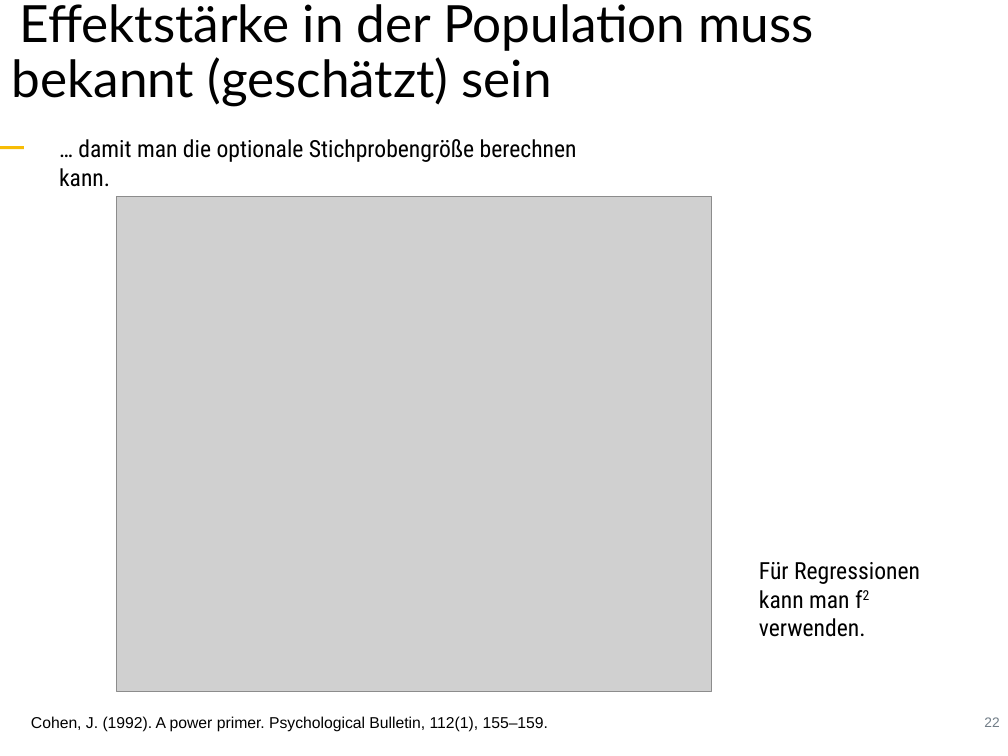
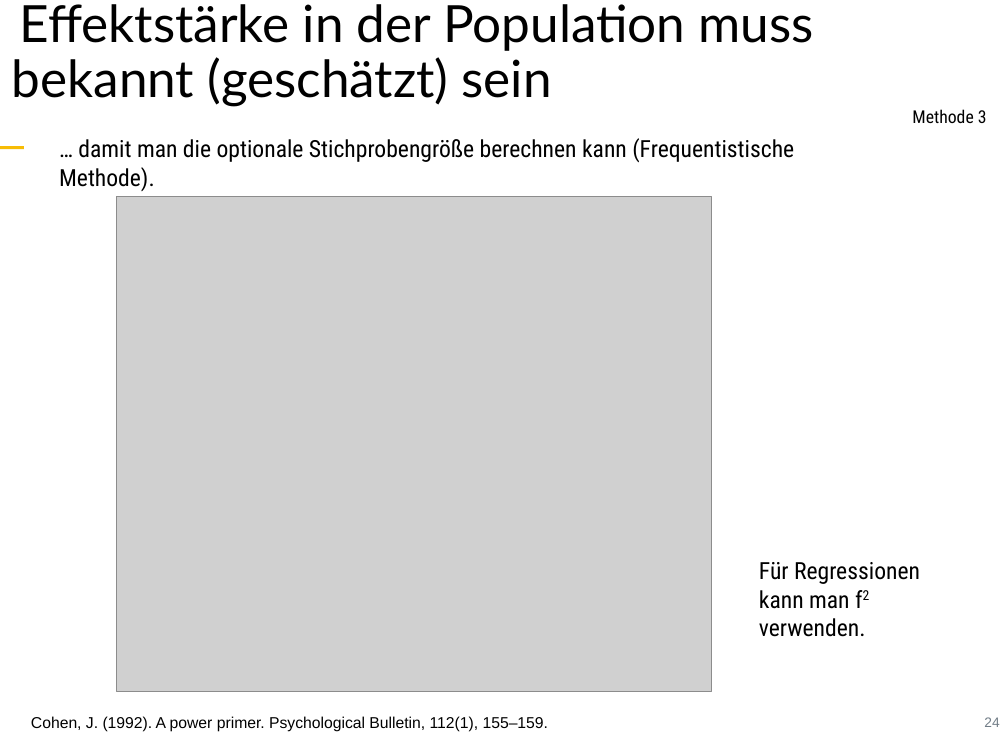
Before and after one commit to sebastiansauer/fopra, a slide deck: slide 24 of Skript-Folien/FoPra-Thema09.pptx (slide 22 before the commit). Drawn at 1008x756 pixels with LibreOffice and Linux fonts; fonts in the diff are those of the drawing; grey boxes stand for pictures. Boxes give left, top, right and bottom in pixels: in the first picture for what was removed or moved away, otherwise in the second. Text is boxed around its words. In the diff, an @@ line names an element or a change of style, - is before the commit and + after.

```diff
--- a/Skript-Folien/FoPra-Thema09.pptx
+++ b/Skript-Folien/FoPra-Thema09.pptx
@@ text added at [912,109,987,123], 18 pt, text #000000 @@
+Methode 3
@@ text at [59,138,794,191]: text changed @@
-… damit man die optionale Stichprobengröße berechnen kann.
+… damit man die optionale Stichprobengröße berechnen kann (Frequentistische Methode).
@@ page number at [984,717,999,727]: text changed @@
-22
+24
```
Also in this commit, not shown: 6 other slides changed, 3 slides added, 2 other files.
